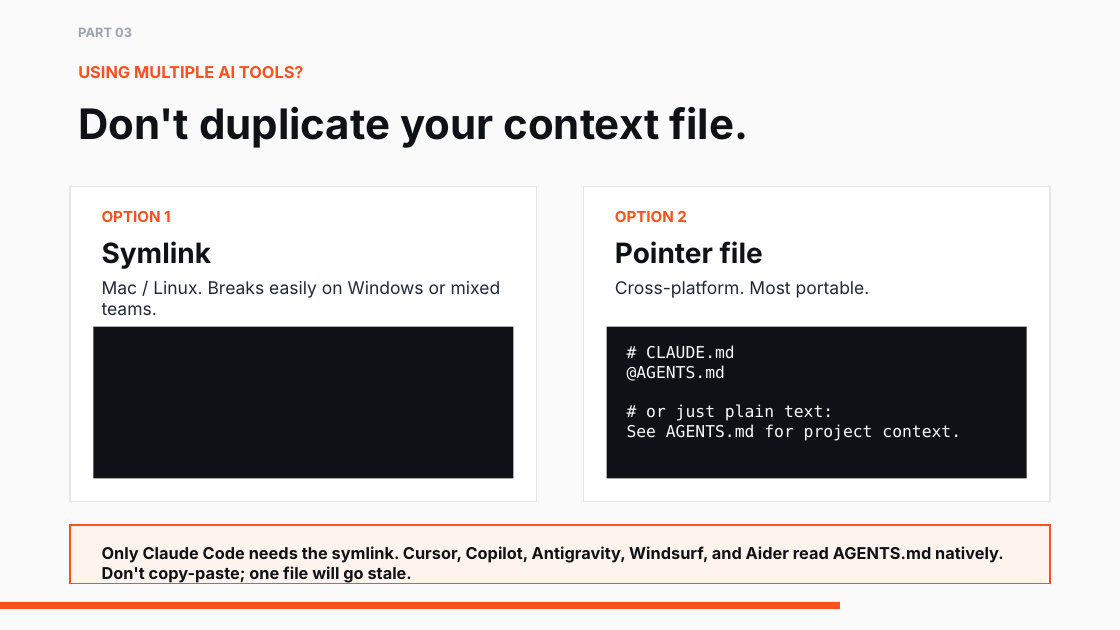
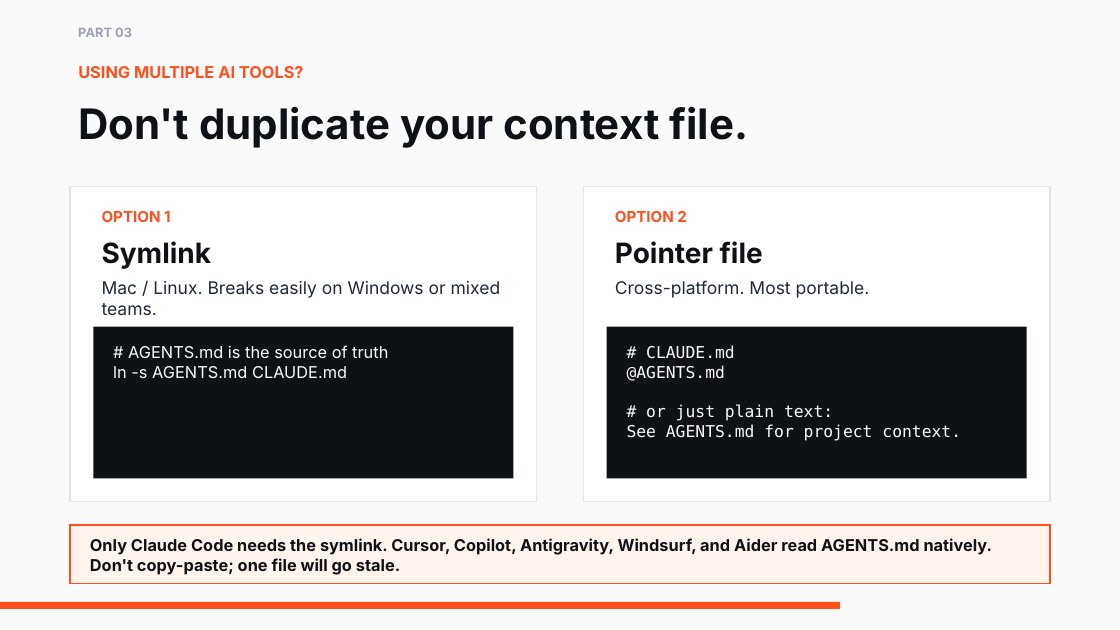
Before and after one commit to kbagher/agentic-coding-workshop, a slide deck: slide 13 of Agentic Coding.pptx. Drawn at 1120x630 pixels with LibreOffice and Linux fonts; fonts in the diff are those of the drawing. Boxes give left, top, right and bottom in pixels: in the first picture for what was removed or moved away, otherwise in the second. Text is boxed around its words. In the diff, an @@ line names an element or a change of style, - is before the commit and + after.

```diff
--- a/Agentic Coding.pptx
+++ b/Agentic Coding.pptx
@@ text added at (x1=113, y1=345, x2=388, y2=378), 14 pt, text #FAFAFA @@
+# AGENTS.md is the source of truth
+ln -s AGENTS.md CLAUDE.md
@@ text "Only Claude Code needs the ..." moved from (x1=102, y1=546, x2=1004, y2=583) to (x1=90, y1=538, x2=993, y2=575) @@
```
Also in this commit, not shown: 11 other slides changed, 2 other files.
